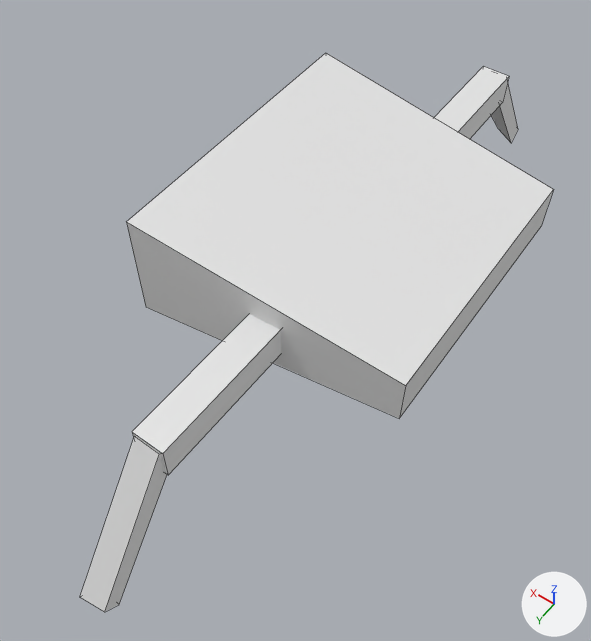
The FBX model Procedural n-pedal Locomotion/Assets/Centipede/centepedeSection.fbx, before and after one commit.
Rendered twice from a 50 mm camera at (-2.0, 3.47, 5.07) aimed at (0.13, 0.5, 0.4). The lights are fixed; the arrows at lower right show +X, +Y and +Z. Mesh edges are drawn as thin lines.
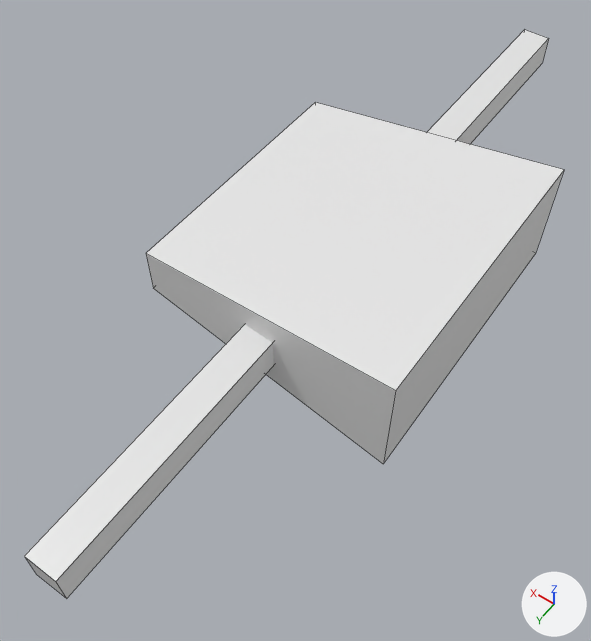
Location of each change, [x1, y1, x2, y2] in pixels of the pictures (591 x 641 px; the box of a moved part takes in the faces that stretch with it):
'Mesh', reshaped, moved, turned, rescaled
    before: [80, 53, 554, 612]
    after: [25, 30, 564, 598]
part 1 of me_cube, moved or reshaped
    before: [127, 53, 554, 418]
    after: [146, 102, 564, 464]
part 2 of me_cube, added
    after: [25, 324, 274, 598]
part 3 of me_cube, added
    after: [427, 30, 549, 144]
part 4 of me_cube, deleted
    before: [80, 436, 167, 612]
part 5 of me_cube, deleted
    before: [434, 66, 509, 139]
part 6 of me_cube, deleted
    before: [491, 83, 518, 143]
part 7 of me_cube, deleted
    before: [132, 314, 281, 475]

The change, as a list of edits to the scene's bpy script:
```text
Change me_cube:
    where me_cube.from_pydata(...)  # 40 vertices, 30 faces; spans x -1.0..1.0, y -2.83..2.82, z -0.16..1.25
    used by ob_mesh; location = (0.003, -0.016, 0.137); rotation_euler = (0.0, 0.0, -3.142), in degrees (0, 0, -180)
    me_cube part 1: the loose piece of 8 vertices spanning x -1.0..1.0, y -1.12..1.12, z 0.4..1.25 is multiplied about the mesh origin by the matrix ((0.0, 100.0, 0.0), (0.0, 0.0, 100.0), (100.0, 0.0, 0.0))
    me_cube part 2: a new loose piece, a box spanning x 97.19..292.99, y 68.23..93.56, z -10.4..12.85, in mat_material (white #e7e7e7)
    me_cube part 3: a new loose piece, a box spanning x -299.6..-103.81, y 68.32..93.65, z -10.22..13.04, in mat_material (white #e7e7e7)
    me_cube part 4: the loose piece of 8 vertices spanning x -0.08..0.11, y -2.83..-1.98, z -0.16..0.92 is deleted
    me_cube part 5: the loose piece of 8 vertices spanning x -0.1..0.13, y 0.97..2.1, z 0.68..0.94 is deleted
    me_cube part 6: the loose piece of 8 vertices spanning x -0.08..0.11, y 1.97..2.82, z -0.16..0.92 is deleted
    me_cube part 7: the loose piece of 8 vertices spanning x -0.11..0.15, y -2.12..-0.98, z 0.68..0.94 is deleted
Change ob_mesh:
    ob_mesh.location: (0.003, -0.016, 0.137) -> (0.0, 0.0, 0.005)
    ob_mesh.rotation_euler: (0.0, 0.0, -3.142) -> (1.571, 0.0, 1.571)  # degrees (0, 0, -180) -> degrees (90, 0, 90)
    ob_mesh.scale: (1.0, 1.0, 1.0) -> (0.01, 0.01, 0.01)
```
